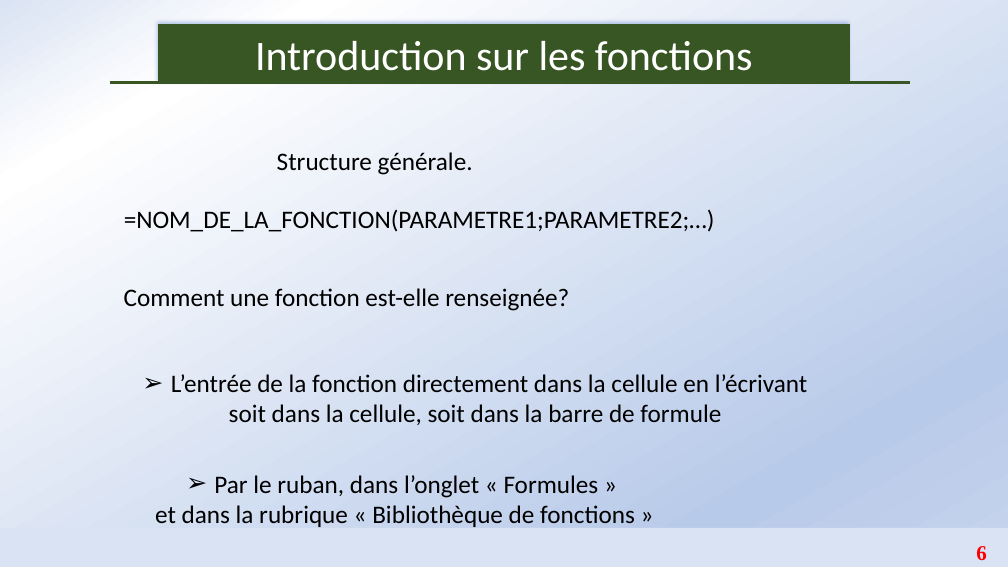
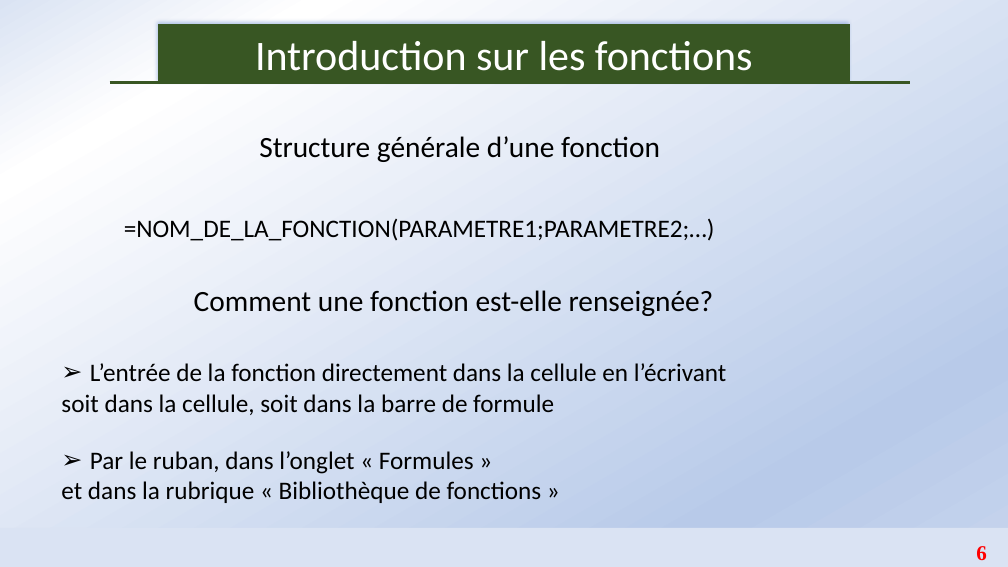
Before and after one commit to Abson-dev/Formation-Excel-IFDC, a slide deck: slide 6 of Cours/IFDC_2.pptx. Drawn at 1008x567 pixels with LibreOffice and Linux fonts; fonts in the diff are those of the drawing. Boxes give left, top, right and bottom in pixels: in the first picture for what was removed or moved away, otherwise in the second. Text is boxed around its words. In the diff, an @@ line names an element or a change of style, - is before the commit and + after.

```diff
--- a/Cours/IFDC_2.pptx
+++ b/Cours/IFDC_2.pptx
@@ text at (x1=259, y1=136, x2=660, y2=162): text changed; size 24 to 28 pt @@
-Structure générale.
+Structure générale d’une fonction
@@ text "=NOM_DE_LA_FONCTION(PARAMETRE1;PARAMETRE2;…)" moved from (x1=124, y1=209, x2=715, y2=232) to (x1=124, y1=218, x2=715, y2=241) @@
@@ text "Comment une fonction est-elle renseignée?" moved from (x1=124, y1=288, x2=569, y2=311) to (x1=194, y1=290, x2=714, y2=316) @@
@@ text "Comment une fonction est-elle renseignée?" at (x1=194, y1=290, x2=714, y2=316): size 24 to 28 pt @@
@@ text "L’entrée de la fonction directement ..." moved from (x1=171, y1=374, x2=808, y2=425) to (x1=61, y1=363, x2=727, y2=415) @@
@@ text "L’entrée de la fonction directement ..." at (x1=61, y1=363, x2=727, y2=415): alignment centre to left @@
@@ text "Par le ruban, dans l’onglet ..." at (x1=61, y1=451, x2=542, y2=503): alignment centre to left @@
@@ text "Par le ruban, dans l’onglet ..." moved from (x1=155, y1=475, x2=635, y2=527) to (x1=61, y1=451, x2=542, y2=503) @@
```
Also in this commit, not shown: 6 other slides changed, 4 slides added, 1 slide removed.
